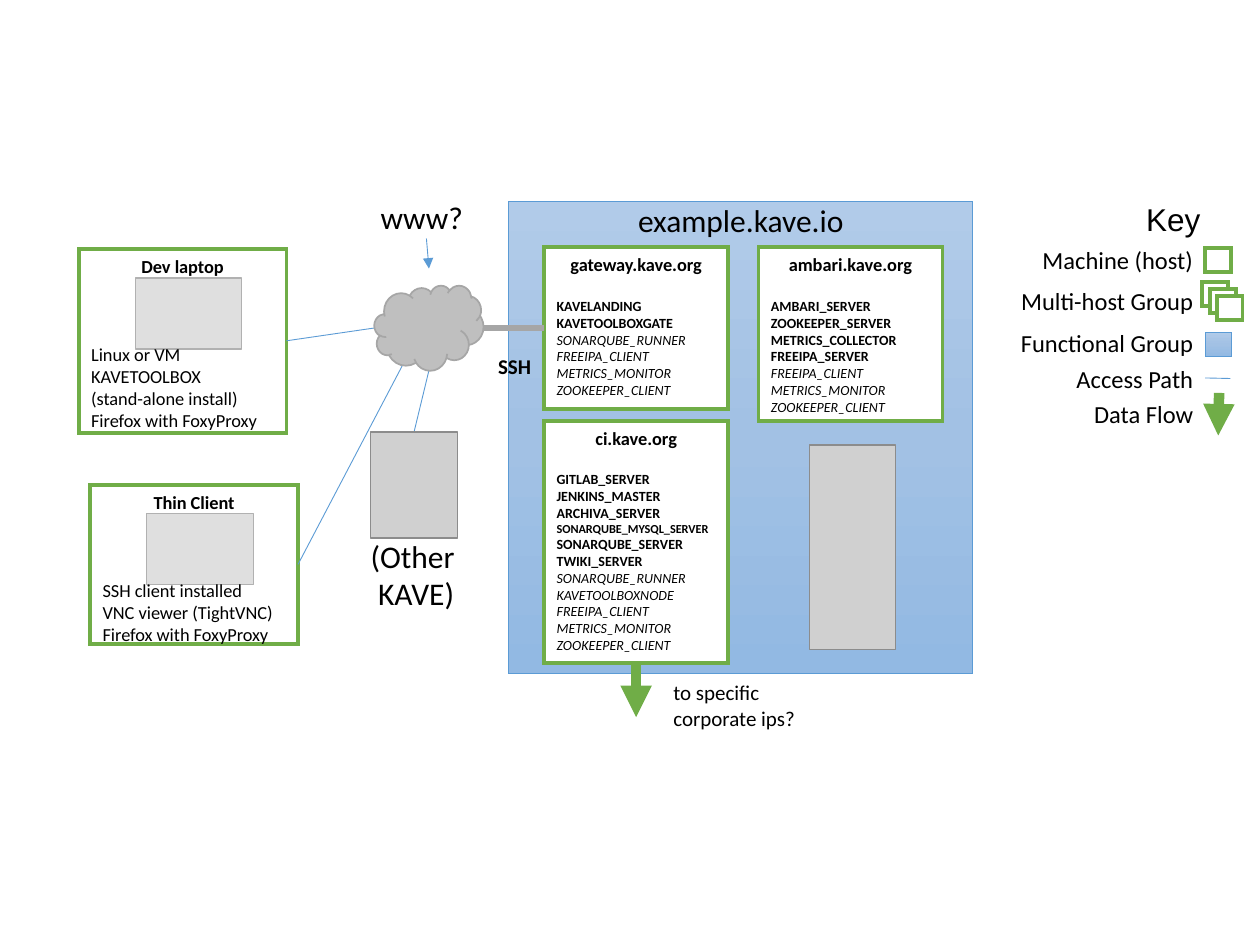
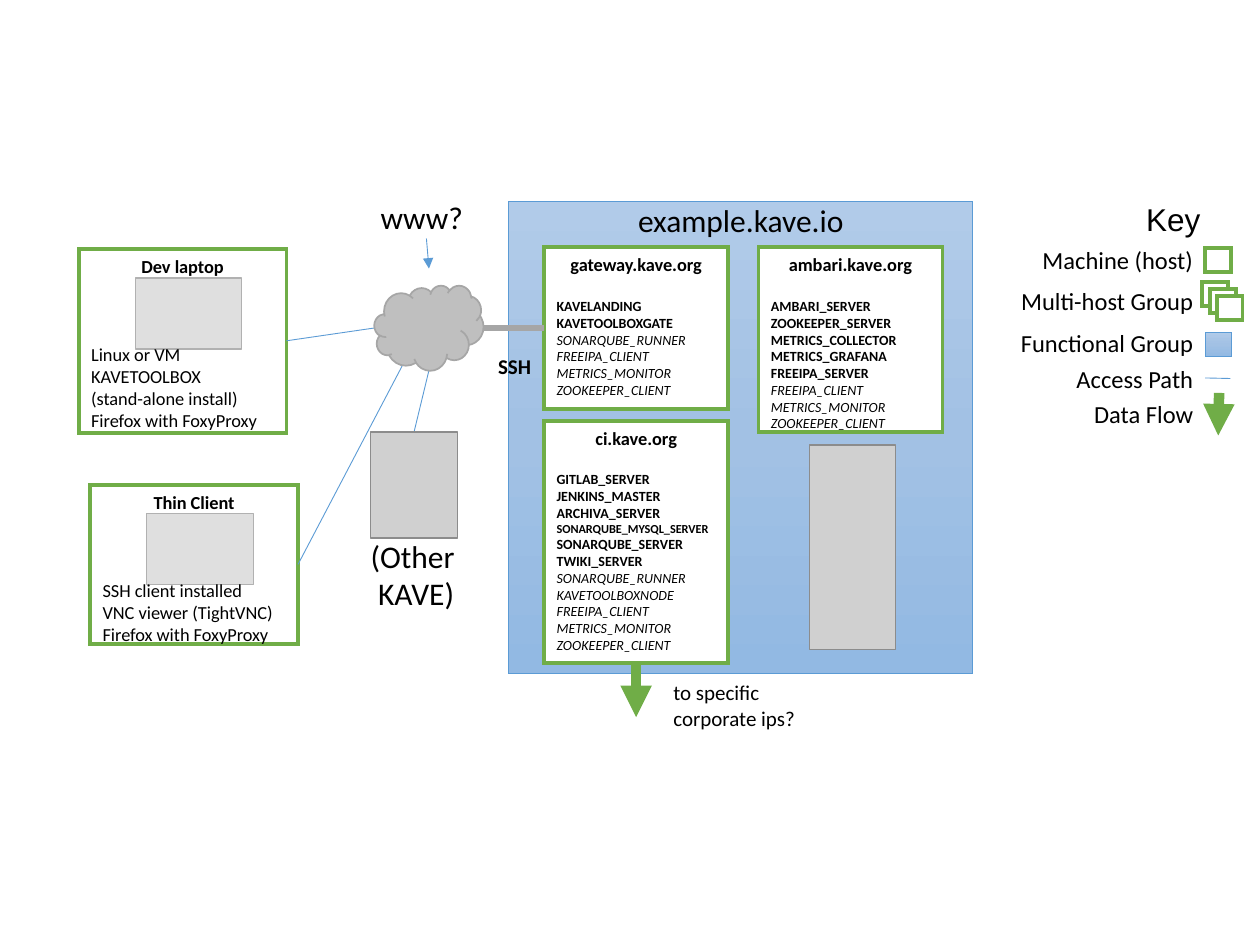
Before and after one commit to KaveIO/AmbariKave, a slide deck: slide 1 of Figs/KaveExamples.pptx. Drawn at 1260x945 pixels with LibreOffice and Linux fonts; fonts in the diff are those of the drawing; grey boxes stand for pictures. Boxes give left, top, right and bottom in pixels: in the first picture for what was removed or moved away, otherwise in the second. Text is boxed around its words. In the diff, an @@ line names an element or a change of style, - is before the commit and + after.

```diff
--- a/Figs/KaveExamples.pptx
+++ b/Figs/KaveExamples.pptx
@@ rectangle "ambari.kave.org" resized from (x1=759, y1=247, x2=942, y2=421) to (x1=759, y1=247, x2=942, y2=432) @@
@@ text in rectangle at (x1=771, y1=351, x2=887, y2=363): paragraph added @@
+METRICS_GRAFANA
```
Also in this commit, not shown: 2 other slides changed, 6 other files.
